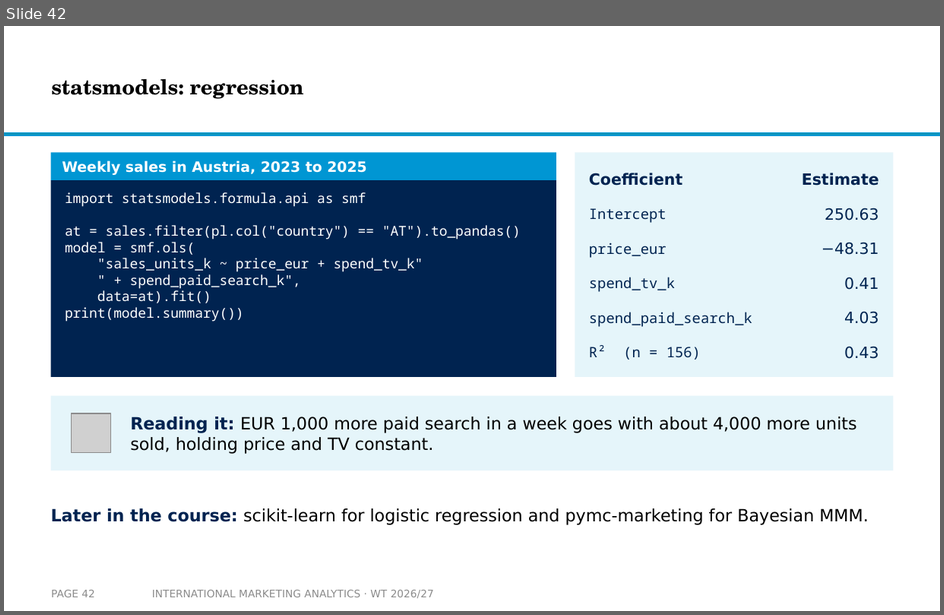
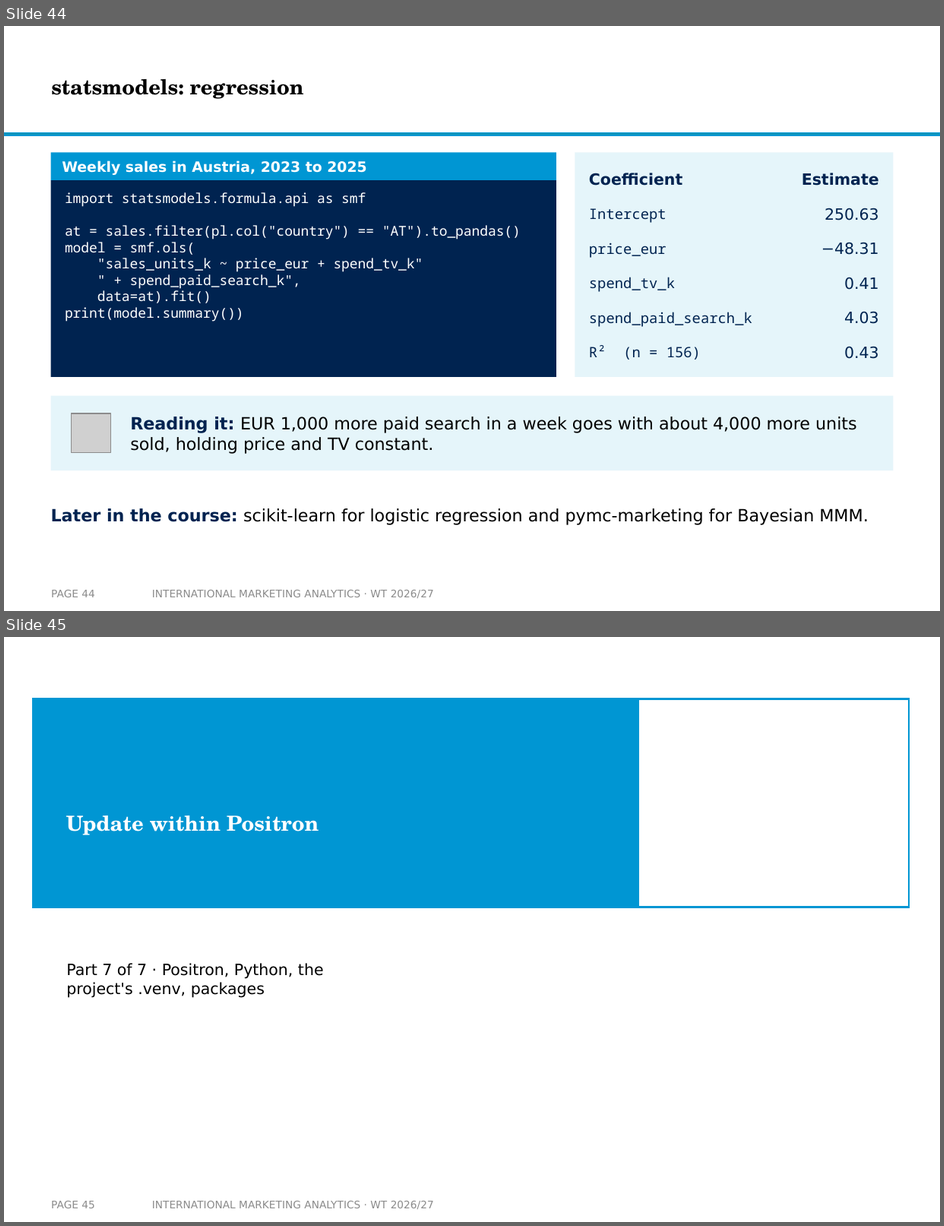
Before and after one commit to arnefloh-wu/International-Marketing-Analytics, a slide deck: slides/01a_setup-and-registration_WT26-27.pptx. Shown one above the other, each under a label of ours: slide 42 before the commit, slides 44 and 45 after it. The pictures are 944x615 and 944x1226 pixels, drawn with LibreOffice and Linux fonts; fonts in the diff are those of the drawing; grey boxes stand for pictures; background and template pictures are left out. Boxes give left, top, right and bottom in pixels: in the first picture for what was removed or moved away, otherwise in the second. Text is boxed around its words. In the diff, an @@ line names an element or a change of style, - is before the commit and + after.

```diff
--- a/slides/01a_setup-and-registration_WT26-27.pptx
+++ b/slides/01a_setup-and-registration_WT26-27.pptx
@@ slide 45 added at (4, 637, 940, 1222), background #FFFFFF @@
@@ rectangle added at (33, 699, 638, 908), fill #0096D3, outline #0096D3 1.5 pt @@
@@ rectangle added at (638, 699, 909, 908), fill #FFFFFF, outline #0096D3 1.5 pt @@
@@ title added at (66, 816, 319, 835), 16 pt, text #FFFFFF, bold @@
+Update within Positron
@@ text added at (66, 963, 324, 998), 12 pt, text #000000 @@
+Part 7 of 7 · Positron, Python, the project's .venv, packages
@@ page number added at (51, 1201, 94, 1209), 8 pt, text #8C8C8C @@
+PAGE 45
@@ text added at (152, 1201, 434, 1209), 8 pt, text #8C8C8C @@
+INTERNATIONAL MARKETING ANALYTICS · WT 2026/27
@@ what was slide 42 is now slide 44 @@
@@ page number at (51, 590, 94, 598): text changed @@
-PAGE 42
+PAGE 44
```
Also in this commit, not shown: 7 slides changed, 4 other slides added, 4 other files.
